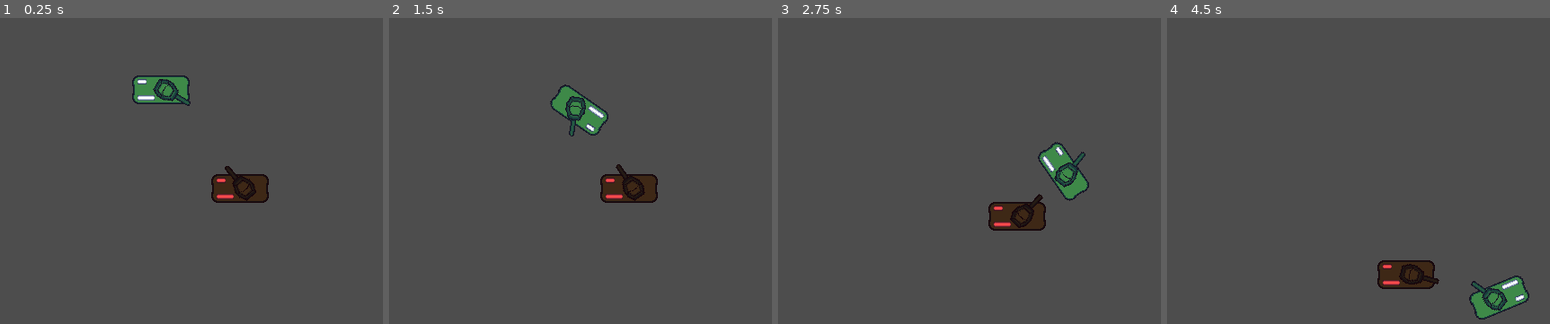
Above: before the commit, frames 1-4 (left to right).
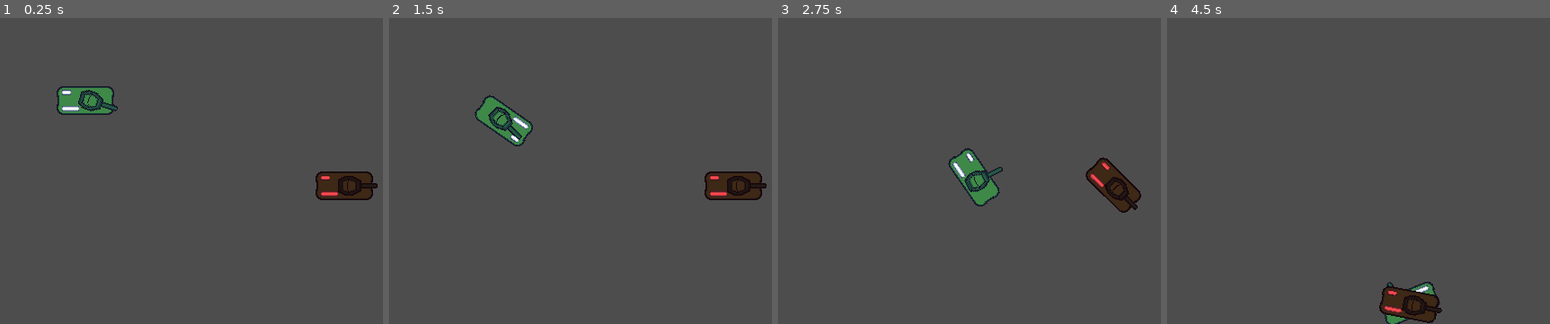
Above: after the commit, the same moments.

Repository: YuriQuest/Motion-Tanks
Game: Godot game, scene res://scenes/test_map.tscn
Two runs of this game, one before a commit and one after it. Both use one fixed random seed, a clock stepped at 60 frames per second and the inputs below. Before the commit the project starts from res://scenes/tanks/test_map.tscn.
Inputs (mouse positions are in pixels of both pictures, inside the frame that each line leads up to):
- Up to frame 1 (0.25 s): no input
- Up to frame 2 (1.5 s): tap Enter at 0.5 s; move the mouse to (outside the picture) at 0.52 s; hold D (right) 0.53-1.28 s; move the mouse to (561, 177) at 1.27 s; hold S (down) from 1.28 s (still down)
- Up to frame 3 (2.75 s): move the mouse to (1122, 91) at 2.02 s; release S (down) at 2.03 s; hold D (right) from 2.03 s (still down)
- Up to frame 4 (4.5 s): move the mouse to (1427, 226) at 2.77 s; release D (right) at 2.78 s; hold W (up) 2.78-3.53 s; move the mouse to (outside the picture) at 3.52 s; hold A (left) from 3.53 s (still down); move the mouse to (1281, 112) at 4.27 s

The runs differ from the first frame. In frame 1, 5.6% of the frame differs, in the area x 14-99%, y 18-61%; in frame 2, 5.6%; in frame 3, 5.7%, in the area x 44-95%, y 40-70%; in frame 4, 4.4%.

Commit message:
⬆️ Update

Diff:
--- a/project.godot
+++ b/project.godot
@@ -11,7 +11,7 @@
 [application]
 
 config/name="Motion Tanks"
-run/main_scene="res://scenes/tanks/test_map.tscn"
+run/main_scene="res://scenes/test_map.tscn"
 config/features=PackedStringArray("4.3", "GL Compatibility")
 config/icon="res://icon.svg"
 
--- a/scenes/tanks/boss.tscn
+++ b/scenes/tanks/boss.tscn
@@ -1,14 +1,75 @@
-[gd_scene load_steps=6 format=3 uid="uid://wcabokrfs6xg"]
+[gd_scene load_steps=15 format=3 uid="uid://wcabokrfs6xg"]
 
 [ext_resource type="PackedScene" uid="uid://cjdebfjymrth" path="res://scenes/tanks/Tank.tscn" id="1_oo3d7"]
 [ext_resource type="Texture2D" uid="uid://dljijpkqumutr" path="res://assets/images/tankbody.png" id="2_nhgf4"]
-[ext_resource type="Script" path="res://scripts/boss.gd" id="2_w3wqp"]
+[ext_resource type="Script" path="res://scripts/entity/boss.gd" id="2_w3wqp"]
 [ext_resource type="Texture2D" uid="uid://dkmytd6rrlpfh" path="res://assets/images/tankweapon1.png" id="3_diynv"]
+[ext_resource type="Script" path="res://scripts/contructors/StateMachine.gd" id="5_mtgrc"]
+[ext_resource type="Script" path="res://scripts/states/BossMoving.gd" id="6_5dkb4"]
+[ext_resource type="Script" path="res://scripts/states/BossIdle.gd" id="6_thh1v"]
+[ext_resource type="Script" path="res://scripts/states/BossShoting.gd" id="7_1cpek"]
+[ext_resource type="Script" path="res://scripts/states/BossFleeing.gd" id="8_a4ase"]
 
 [sub_resource type="RectangleShape2D" id="RectangleShape2D_4o226"]
 size = Vector2(60, 28)
 
+[sub_resource type="CircleShape2D" id="CircleShape2D_vsxyw"]
+radius = 209.0
+
+[sub_resource type="Animation" id="Animation_tybcf"]
+length = 0.001
+tracks/0/type = "value"
+tracks/0/imported = false
+tracks/0/enabled = true
+tracks/0/path = NodePath("UI/Label:self_modulate")
+tracks/0/interp = 1
+tracks/0/loop_wrap = true
+tracks/0/keys = {
+"times": PackedFloat32Array(0),
+"transitions": PackedFloat32Array(1),
+"update": 0,
+"values": [Color(1, 1, 1, 0)]
+}
+
+[sub_resource type="Animation" id="Animation_n2k1y"]
+resource_name = "boss_defeated"
+length = 2.0
+tracks/0/type = "value"
+tracks/0/imported = false
+tracks/0/enabled = true
+tracks/0/path = NodePath("UI/Label:self_modulate")
+tracks/0/interp = 1
+tracks/0/loop_wrap = true
+tracks/0/keys = {
+"times": PackedFloat32Array(0, 0.5, 1.5, 2),
+"transitions": PackedFloat32Array(1, 1, 1, 1),
+"update": 0,
+"values": [Color(1, 1, 1, 0), Color(1, 1, 1, 1), Color(1, 1, 1, 1), Color(1, 1, 1, 0)]
+}
+tracks/1/type = "method"
+tracks/1/imported = false
+tracks/1/enabled = true
+tracks/1/path = NodePath(".")
+tracks/1/interp = 1
+tracks/1/loop_wrap = true
+tracks/1/keys = {
+"times": PackedFloat32Array(2),
+"transitions": PackedFloat32Array(1),
+"values": [{
+"args": [],
+"method": &"queue_free"
+}]
+}
+
+[sub_resource type="AnimationLibrary" id="AnimationLibrary_8wut7"]
+_data = {
+"RESET": SubResource("Animation_tybcf"),
+"boss_defeated": SubResource("Animation_n2k1y")
+}
+
 [node name="Boss" instance=ExtResource("1_oo3d7")]
+collision_layer = 2
+collision_mask = 0
 script = ExtResource("2_w3wqp")
 
 [node name="Body" parent="." index="0"]
@@ -23,3 +84,72 @@
 position = Vector2(5, 0)
 texture = ExtResource("3_diynv")
 offset = Vector2(10, 0)
+
+[node name="area_detect" type="Area2D" parent="." index="4"]
+collision_layer = 0
+
+[node name="CollisionShape2D" type="CollisionShape2D" parent="area_detect" index="0"]
+shape = SubResource("CircleShape2D_vsxyw")
+
+[node name="UI" type="CanvasLayer" parent="." index="5"]
+
+[node name="ProgressBar" type="ProgressBar" parent="UI" index="0"]
+visible = false
+anchors_preset = 7
+anchor_left = 0.5
+anchor_top = 1.0
+anchor_right = 0.5
+anchor_bottom = 1.0
+offset_left = -115.5
+offset_top = -27.0
+offset_right = 115.5
+grow_horizontal = 2
+grow_vertical = 0
+max_value = 10.0
+value = 10.0
+
+[node name="Label" type="Label" parent="UI/ProgressBar" index="0"]
+layout_mode = 0
+offset_left = 86.5
+offset_top = -18.0
+offset_right = 150.5
+offset_bottom = 5.0
+theme_override_font_sizes/font_size = 10
+text = "Storm maker"
+
+[node name="Label" type="Label" parent="UI" index="1"]
+self_modulate = Color(1, 1, 1, 0)
+anchors_preset = 8
+anchor_left = 0.5
+anchor_top = 0.5
+anchor_right = 0.5
+anchor_bottom = 0.5
+offset_left = -72.5
+offset_top = -11.5
+offset_right = 72.5
+offset_bottom = 11.5
+grow_horizontal = 2
+grow_vertical = 2
+text = "Tank has Exploded"
+
+[node name="AnimationPlayer" type="AnimationPlayer" parent="." index="6"]
+libraries = {
+"": SubResource("AnimationLibrary_8wut7")
+}
+
+[node name="StateMachine" type="Node2D" parent="." index="7"]
+script = ExtResource("5_mtgrc")
+
+[node name="IdleState" type="Node2D" parent="StateMachine" index="0"]
+script = ExtResource("6_thh1v")
+
+[node name="MovingState" type="Node2D" parent="StateMachine" index="1"]
+script = ExtResource("6_5dkb4")
+
+[node name="ShootingState" type="Node2D" parent="StateMachine" index="2"]
+script = ExtResource("7_1cpek")
+
+[node name="FleeingState" type="Node2D" parent="StateMachine" index="3"]
+script = ExtResource("8_a4ase")
+
+[connection signal="area_entered" from="area_detect" to="." method="_on_area_detect_area_entered"]
--- a/scenes/tanks/player.tscn
+++ b/scenes/tanks/player.tscn
@@ -1,7 +1,7 @@
 [gd_scene load_steps=6 format=3 uid="uid://cysdq1cxhc2up"]
 
 [ext_resource type="PackedScene" uid="uid://cjdebfjymrth" path="res://scenes/tanks/Tank.tscn" id="1_rscbs"]
-[ext_resource type="Script" path="res://scripts/player.gd" id="2_i823x"]
+[ext_resource type="Script" path="res://scripts/entity/player.gd" id="2_i823x"]
 [ext_resource type="Texture2D" uid="uid://dljijpkqumutr" path="res://assets/images/tankbody.png" id="2_kmhdx"]
 [ext_resource type="Texture2D" uid="uid://dkmytd6rrlpfh" path="res://assets/images/tankweapon1.png" id="3_d6ur6"]
 
--- a/scenes/tanks/test_map.tscn
+++ b/scenes/test_map.tscn
@@ -6,7 +6,7 @@
 [node name="test_map" type="Node2D"]
 
 [node name="Player" parent="." instance=ExtResource("1_kq03b")]
-position = Vector2(179, 99)
+position = Vector2(95, 111)
 
 [node name="Boss" parent="." instance=ExtResource("2_g6esw")]
-position = Vector2(267, 209)
+position = Vector2(383, 206)
--- a/scripts/boss.gd
+++ /dev/null
@@ -1,7 +0,0 @@
-extends Tank
-
-func control():
-	var player = get_node("/root/test_map/Player")
-
-	if $weapon:
-		$weapon.look_at(player.global_position)
--- /dev/null
+++ b/scripts/contructors/State.gd
@@ -0,0 +1,14 @@
+extends Node
+class_name State
+
+# Called when entering the state
+func enter_state():
+    pass
+
+# Called on every frame
+func update_state(delta: float):
+    pass
+
+# Called when exiting the state
+func exit_state():
+    pass
--- /dev/null
+++ b/scripts/contructors/StateMachine.gd
@@ -0,0 +1,25 @@
+extends Node2D
+
+var current_state: Node2D = null
+var boss: CharacterBody2D
+
+func _ready():
+	boss = get_parent()  # The boss node is the parent of the StateMachine
+	set_state("IdleState")
+
+# Change the current state
+func set_state(state_name: String):
+	if current_state:
+		current_state.exit_state()  # Call exit on the previous state
+
+	var new_state = get_node(state_name)
+	if new_state:
+		current_state = new_state
+		current_state.enter_state()
+		print("State changed to:", state_name)
+	else:
+		print("State", state_name, "not found!")
+
+func _process(delta: float):
+	if current_state:
+		current_state.update_state(delta)
--- a/scripts/Tank.gd
+++ b/scripts/contructors/Tank.gd
@@ -21,6 +21,10 @@
 	if $GunTimer:
 		$GunTimer.wait_time = gun_cooldown
 
+func weapon_look(value):
+	if $weapon:
+		$weapon.look_at(value)
+
 func control():
 	# Esta função será sobrescrita pelos filhos
 	pass
--- /dev/null
+++ b/scripts/entity/boss.gd
@@ -0,0 +1,59 @@
+extends Tank
+
+@onready var body = $Body
+@onready var turret = $Turret
+@onready var area_detect = $area_detect
+@onready var timer = $GunTimer
+@onready var state_machine = $StateMachine
+
+var player: CharacterBody2D = null
+var direction: Vector2 = Vector2.ZERO
+var player_range: float = 300.0
+
+
+func _ready():
+	area_detect.body_entered.connect(_on_player_detected)
+	area_detect.body_exited.connect(_on_player_lost)
+#	timer.timeout.connect(_shoot)
+
+func move_towards(target: Vector2, delta: float):
+	var direction_to_target = (target - position).normalized()
+	var target_angle = direction_to_target.angle()
+	rotation = rotation + rotation_speed * delta * sign(target_angle - rotation)
+
+	if abs(target_angle - rotation) < 0.1:
+		# Move forward when aligned
+		position += Vector2(cos(rotation), sin(rotation)) * speed * delta
+	#direction = (target - position).normalized()
+	#position += direction * speed * delta
+
+func flee_from_player(delta: float):
+	direction = (position - player.position).normalized()
+	position += direction * speed * delta
+
+func _on_player_detected(body):
+	if body.name == "Player":
+		player = body
+		state_machine.set_state("MovingState")
+
+func _on_player_lost(body):
+	if body == player:
+		player = null
+		state_machine.set_state("IdleState")
+
+#func _shoot():
+#	if not player:
+#		return
+#	var bullet = preload("res://Bullet.tscn").instance()
+#	bullet.position = turret.global_position
+#	bullet.rotation = turret.rotation
+#	bullet.direction = (player.position - turret.global_position).normalized()
+#	get_parent().add_child(bullet)
+
+func take_damage(amount: int):
+	health -= amount
+	if health <= 0:
+		die()
+
+func die():
+	queue_free()
--- a/scripts/player.gd
+++ b/scripts/entity/player.gd
@@ -2,8 +2,7 @@
 
 func control():
 	# Garante que o controle do personagem seja funcional
-	if $weapon:
-		$weapon.look_at(get_global_mouse_position())
+	weapon_look(get_global_mouse_position())
 
 	# Atualiza a direção de rotação e o movimento
 	rotation_direction = Input.get_axis("left", "right")
--- /dev/null
+++ b/scripts/states/BossFleeing.gd
@@ -0,0 +1,10 @@
+extends State
+
+func enter_state():
+    print("Entering Fleeing State")
+
+func update_state(delta: float):
+    if owner.player:
+        owner.flee_from_player(delta)
+        #if owner.position.distance_to(owner.player.position) > owner.player_range:
+        #    owner.state_machine.set_state("IdleState")
--- /dev/null
+++ b/scripts/states/BossIdle.gd
@@ -0,0 +1,9 @@
+extends State
+
+func enter_state():
+    print("Entering Idle State")
+    owner.direction = Vector2.ZERO  # Stop moving
+
+func update_state(delta: float):
+    if owner.player and owner.position.distance_to(owner.player.position) < owner.player_range:
+        owner.state_machine.set_state("MovingState")
--- /dev/null
+++ b/scripts/states/BossMoving.gd
@@ -0,0 +1,18 @@
+extends State
+
+func enter_state():
+	print("Entering Moving State")
+
+func update_state(delta: float):
+	if owner.player:
+		var distance = owner.position.distance_to(owner.player.position)
+		if distance > owner.player_range:
+			owner.state_machine.set_state("IdleState")
+		#elif distance < owner.player_range / 2:
+		#    owner.state_machine.set_state("FleeingState")
+		else:
+			owner.move_towards(owner.player.position, delta)
+
+
+func exit_state():
+	print("Exiting Moving State")
--- /dev/null
+++ b/scripts/states/BossShoting.gd
@@ -0,0 +1,13 @@
+extends State
+
+func enter_state():
+    print("Entering Shooting State")
+    owner.timer.start(1.0)  # Start shooting timer
+
+func update_state(delta: float):
+    if not owner.player or owner.position.distance_to(owner.player.position) > owner.player_range:
+        owner.state_machine.set_state("IdleState")
+
+func exit_state():
+    print("Exiting Shooting State")
+    owner.timer.stop()
